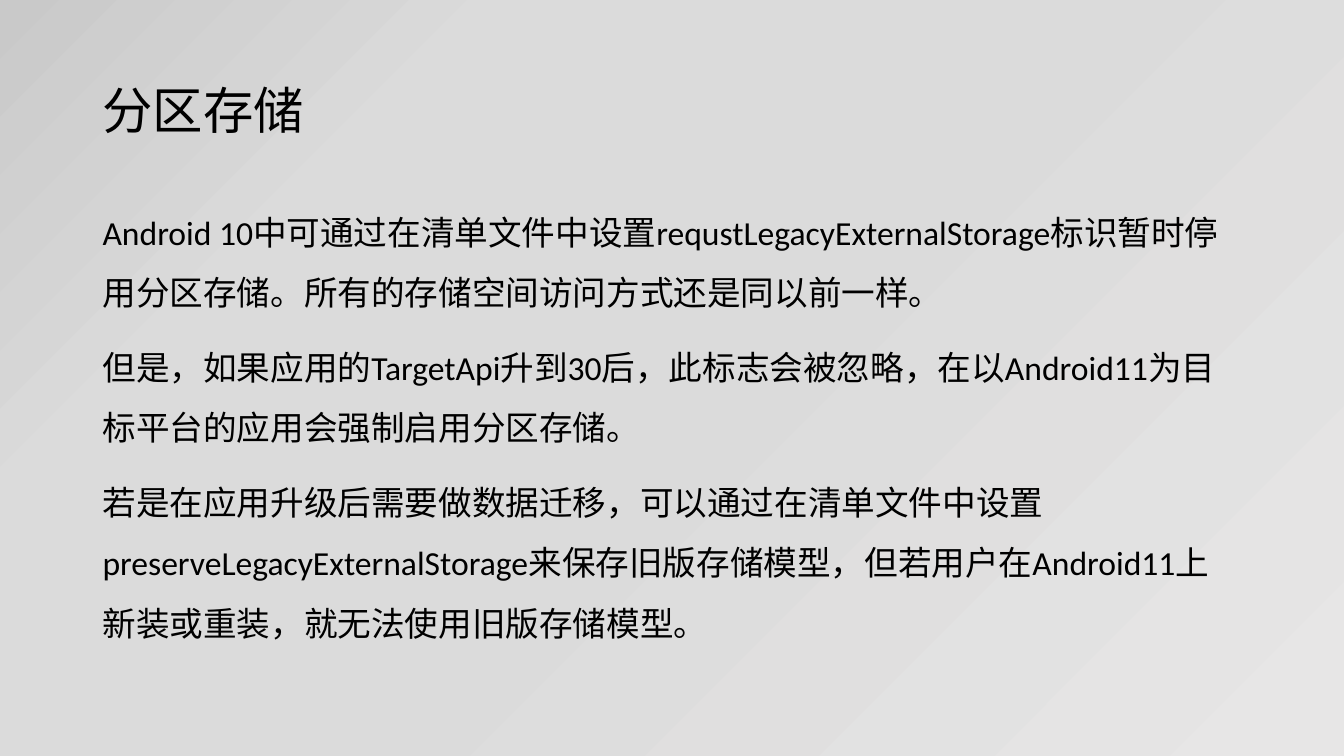
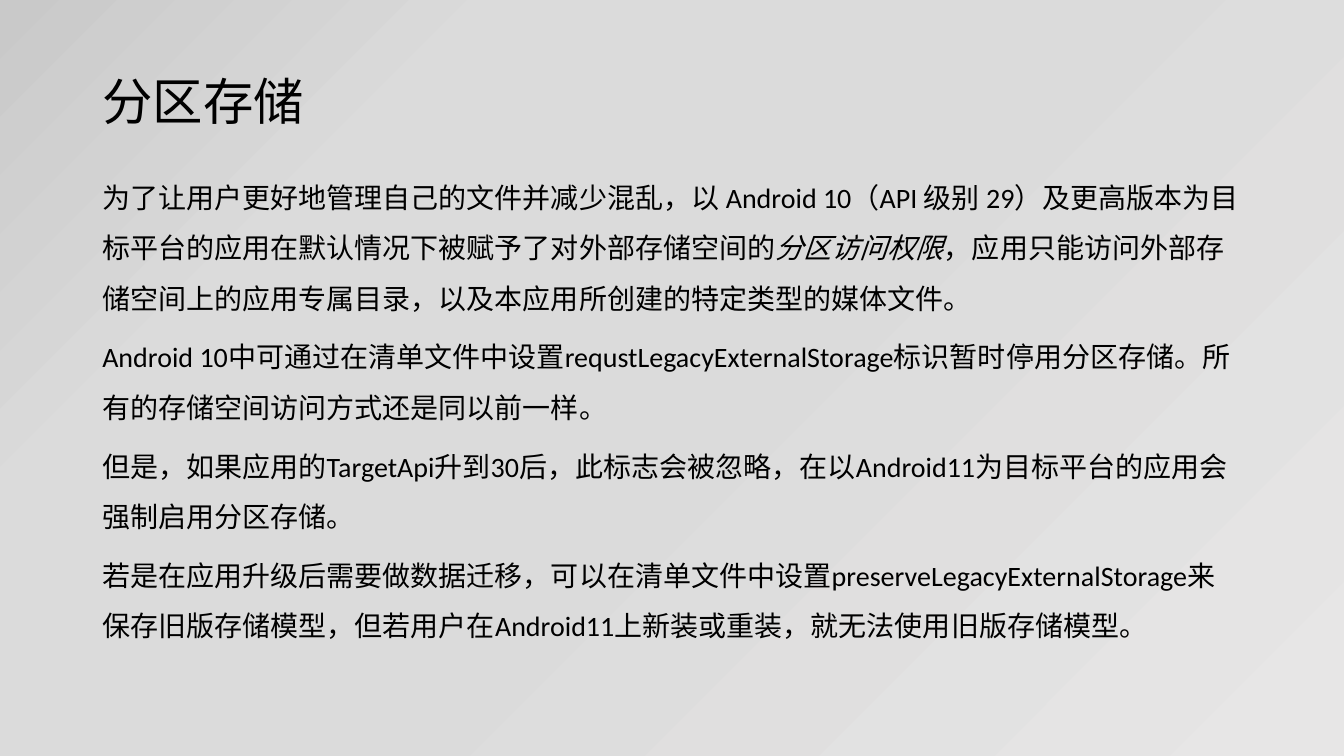
Before and after one commit to jianjunxiao/Adaptation, a slide deck: slide 3 of Android10、11适配.pptx. Drawn at 1344x756 pixels with LibreOffice and Linux fonts; fonts in the diff are those of the drawing. Boxes give left, top, right and bottom in pixels: in the first picture for what was removed or moved away, otherwise in the second. Text is boxed around its words. In the diff, an @@ line names an element or a change of style, - is before the commit and + after.

```diff
--- a/Android10、11适配.pptx
+++ b/Android10、11适配.pptx
@@ title "分区存储": place and size @@
-title "分区存储" at (102,86,304,133)
+title "分区存储" at (102,77,304,124)
@@ text "为了让用户更好地管理自己的文件并减少混乱，以 Android 10（API 级别 29）及更高版本为目标平台的应用在默认 ...": place and size @@
-text "为了让用户更好地管理自己的文件并减少混乱，以 Android 10（API 级别 29）及更高版本为目标平台的应用在默认 ..." at (103,221,1216,640)
+text "为了让用户更好地管理自己的文件并减少混乱，以 Android 10（API 级别 29）及更高版本为目标平台的应用在默认 ..." at (102,184,1239,639)
@@ text at (102,184,1239,312): paragraph added @@
+为了让用户更好地管理自己的文件并减少混乱，以 Android 10（API 级别 29）及更高版本为目标平台的应用在默认情况下被赋予了对外部存储空间的分区访问权限，应用只能访问外部存储空间上的应用专属目录，以及本应用所创建的特定类型的媒体文件。
@@ text at (102,344,1231,530): size 24 to 20 pt in "Android 10中可通过在清单文件中设置requstLegacyExternalStorage标识暂时停用分区存储。 ...", "但是，如果应用的TargetApi升到30后，此标志会被忽略，在以Android11为目标平台的应用会强制启用分区存储。"; less space between paragraphs @@
@@ text at (102,562,1215,639): text changed; size 24 to 20 pt @@
-若是在应用升级后需要做数据迁移，可以通过在清单文件中设置preserveLegacyExternalStorage来保存旧版存储模型，但若用户在Android11上新装或重装，就无法使用旧版存储模型。
+若是在应用升级后需要做数据迁移，可以在清单文件中设置preserveLegacyExternalStorage来保存旧版存储模型，但若用户在Android11上新装或重装，就无法使用旧版存储模型。
```
Also in this commit, not shown: 7 other slides changed, 3 other files.
